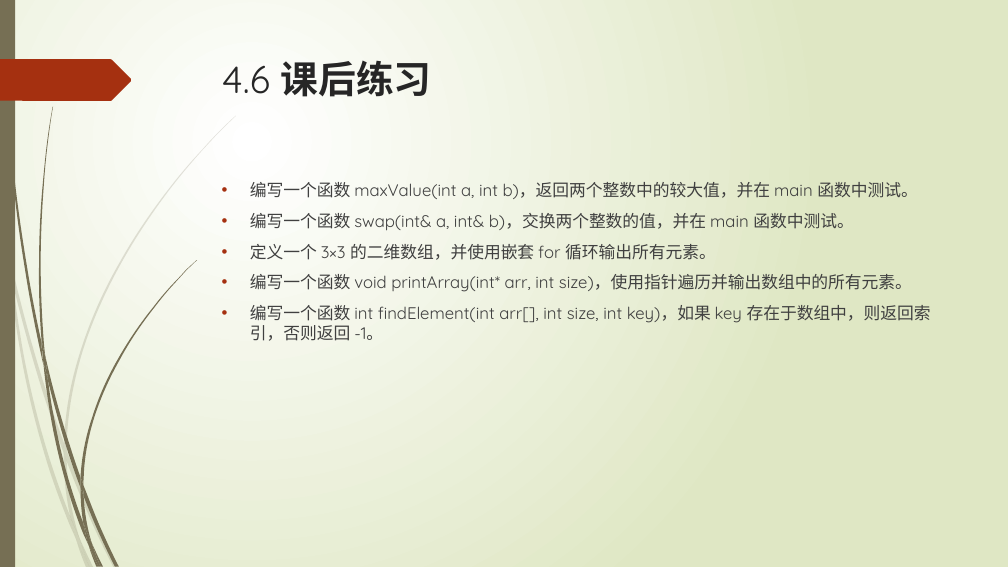
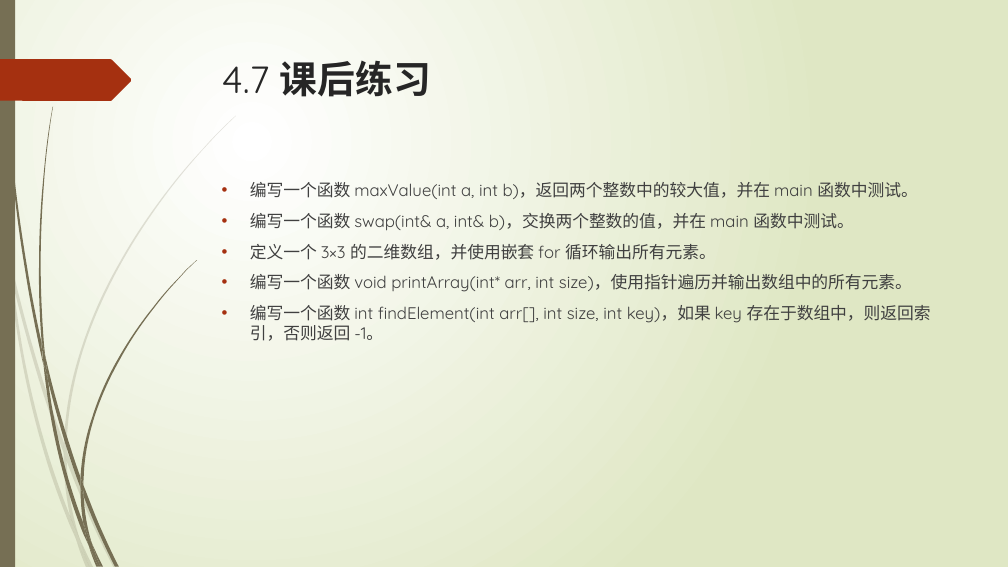
Before and after one commit to liuty2006/learn, a slide deck: slide 54 of learn_cpp/docs/C++语言培训.pptx (slide 53 before the commit). Drawn at 1008x567 pixels with LibreOffice and Linux fonts; fonts in the diff are those of the drawing. Boxes give left, top, right and bottom in pixels: in the first picture for what was removed or moved away, otherwise in the second. Text is boxed around its words. In the diff, an @@ line names an element or a change of style, - is before the commit and + after.

```diff
--- a/learn_cpp/docs/C++语言培训.pptx
+++ b/learn_cpp/docs/C++语言培训.pptx
@@ title at (x1=222, y1=61, x2=431, y2=97): text changed @@
-4.6 课后练习
+4.7 课后练习
```
Also in this commit, not shown: 1 other slide changed, 1 slide added, 4 other files.
